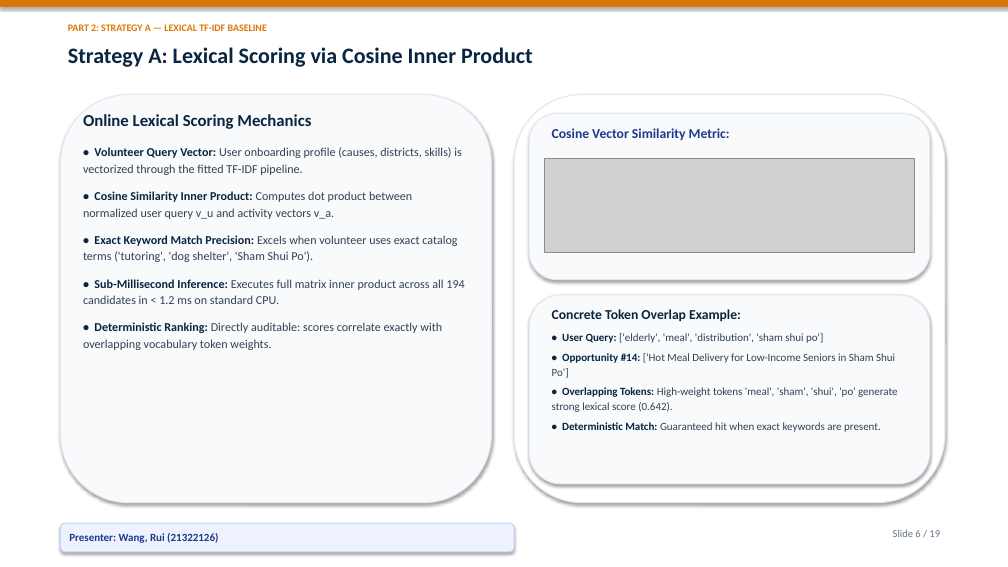
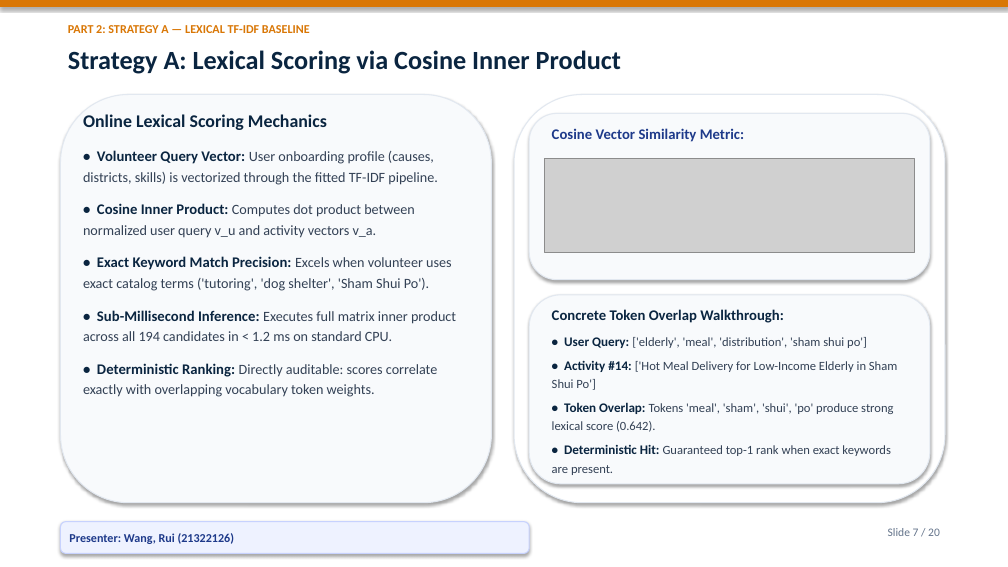
Before and after one commit to Bob8259/CSIT-5210-Group-Project, a slide deck: slide 7 of CSIT5210_Group1_Presentation.pptx (slide 6 before the commit). Drawn at 1008x567 pixels with LibreOffice and Linux fonts; fonts in the diff are those of the drawing; grey boxes stand for pictures. Boxes give left, top, right and bottom in pixels: in the first picture for what was removed or moved away, otherwise in the second. Text is boxed around its words. In the diff, an @@ line names an element or a change of style, - is before the commit and + after.

Commit message:
feat: add grand cover page and enlarge presentation font sizes for optimal projection readability

```diff
--- a/CSIT5210_Group1_Presentation.pptx
+++ b/CSIT5210_Group1_Presentation.pptx
@@ text "PART 2: STRATEGY A — ..." at (68, 25, 310, 33): size 9.5 to 11.5 pt @@
@@ text "Strategy A: Lexical Scoring via ..." at (68, 50, 621, 74): size 21 to 25 pt @@
@@ text at (83, 114, 456, 397): size 16 to 17 pt in "Online Lexical Scoring Mechanics"; size 11.5 to 14 pt in "• Volunteer Query Vector:", "• Exact Keyword Match Precision:", "• Sub-Millisecond Inference:", "• Deterministic Ranking:"; size 11.5 to 13.5 pt in "User onboarding profile (causes, districts, skills) is ...", "Excels when volunteer uses exact catalog terms ...", "Executes full matrix inner product across all ...", "Directly auditable: scores correlate exactly with overlappin ..."; line spacing 1.15 to 1.2; more space between paragraphs @@
@@ text "Cosine Vector Similarity Metric:" at (552, 128, 744, 142): size 13 to 14 pt @@
@@ text at (83, 203, 415, 238): text changed; size 11.5 to 13.5 pt @@
-• Cosine Similarity Inner Product: Computes dot product between normalized user query v_u and activity vectors v_a.
+• Cosine Inner Product: Computes dot product between normalized user query v_u and activity vectors v_a.
@@ text "Concrete Token Overlap Walkthrough:" at (552, 309, 893, 475): size 10.5 to 12.5 pt in "• User Query:"; size 10.5 to 12 pt in "['elderly', 'meal', 'distribution', 'sham shui po']"; line spacing 1.15 to 1.2; more space between paragraphs @@
@@ text at (552, 309, 784, 323): text changed; size 13 to 14 pt @@
-Concrete Token Overlap Example:
+Concrete Token Overlap Walkthrough:
@@ text at (552, 337, 893, 475): text changed; size 10.5 to 12 pt @@
-• Opportunity #14: ['Hot Meal Delivery for Low-Income Seniors in Sham Shui Po']
-• Overlapping Tokens: High-weight tokens 'meal', 'sham', 'shui', 'po' generate strong lexical score (0.642).
-• Deterministic Match: Guaranteed hit when exact keywords are present.
+• Activity #14: ['Hot Meal Delivery for Low-Income Elderly in Sham Shui Po']
+• Token Overlap: Tokens 'meal', 'sham', 'shui', 'po' produce strong lexical score (0.642).
+• Deterministic Hit: Guaranteed top-1 rank when exact keywords are present.
@@ rounded rectangle "Presenter: Wang, Rui (21322126)": place and size @@
-rounded rectangle "Presenter: Wang, Rui (21322126)" at (60, 523, 514, 552)
+rounded rectangle "Presenter: Wang, Rui (21322126)" at (60, 522, 529, 554)
@@ rounded rectangle "Presenter: Wang, Rui (21322126)" at (60, 522, 529, 554): size 10.5 to 11.5 pt @@
@@ text at (888, 528, 940, 536): text changed; size 10 to 11 pt @@
-Slide 6 / 19
+Slide 7 / 20
```
Also in this commit, not shown: 18 other slides changed, 1 slide added, 1 other file.
